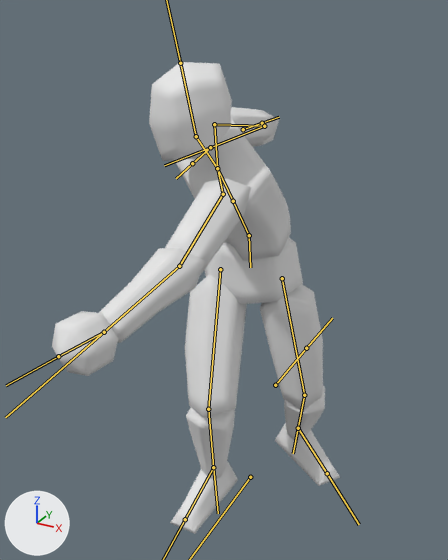
An edit to the FBX model Development/Applications/TienTest/data/TienTest/models/dude/testgastje.fbx, drawn before and after from the same camera.
Both versions are drawn from a 50 mm camera at (3.5, -7.28, 7.07) aimed at (0.09, -1.08, 3.97). The lights are fixed; the arrows at lower left show +X, +Y and +Z. Both versions are drawn at frame 13 of the action 'Armature|attack'; the numbers are the values there. The bones that bend it are drawn over the model as lines.
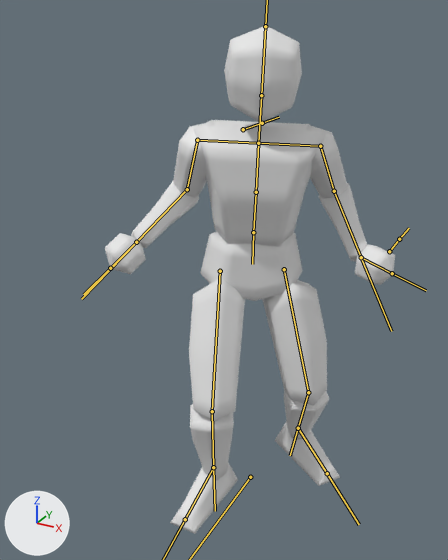
Boxes (x1, y1, x2, y2) around the edits, measured in the pictures (448 x 560 px):
'Cube', posed (8% taller): before (52, 62, 340, 534); after (105, 26, 395, 534)
bone 'hipbone', root to tip: before (249, 235) to (250, 267); after (253, 232) to (252, 264)
bone 'lowerspine', root to tip: before (249, 235) to (233, 201); after (253, 232) to (256, 192)
bone 'upperspine', root to tip: before (233, 201) to (217, 168); after (256, 192) to (258, 143)
bone 'shoulder_L', root to tip: before (217, 168) to (223, 194); after (258, 143) to (320, 146)
bone 'upperarm_L', root to tip: before (223, 194) to (179, 266); after (320, 146) to (334, 191)
bone 'lowerarm_L', root to tip: before (179, 266) to (104, 332); after (334, 191) to (361, 257)
bone 'shoulder_R', root to tip: before (217, 168) to (214, 124); after (258, 143) to (197, 140)
bone 'upperarm_R', root to tip: before (214, 124) to (264, 126); after (197, 140) to (187, 189)
bone 'lowerarm_R', root to tip: before (264, 126) to (210, 147); after (187, 189) to (136, 242)
bone 'head', root to tip: before (196, 136) to (180, 63); after (261, 95) to (265, 26)
bone 'upperleg_L', root to tip: before (282, 278) to (304, 395); after (284, 269) to (308, 392)
bone 'lowerleg_L', root to tip: before (304, 395) to (298, 428); after (308, 392) to (298, 428)
bone 'upperleg_R', root to tip: before (220, 269) to (208, 409); after (220, 271) to (212, 411)
bone 'lowerleg_R', root to tip: before (208, 409) to (213, 467); after (212, 411) to (213, 467)
bone 'arm_IK_L', root to tip: before (104, 332) to (105, 332); after (361, 257) to (361, 257)
bone 'arm_IK_R', root to tip: before (210, 147) to (211, 147); after (136, 242) to (136, 242)

Edits to the bpy script that builds the scene:
```text
Change bone_hipbone:
    where bone_hipbone = bpy.data.objects['Armature'].pose.bones['hipbone']  # child of 'Base'
    bone_hipbone.location: (0.0, 0.32, 0.1) -> (0.0, 0.35, -0.04)
    bone_hipbone.rotation_quaternion: (0.998, 0.0, -0.066, -0.011) -> (0.96, 0.0, -0.275, -0.047)  # degrees (0, -8, -1) -> degrees (2, -32, -6)
Change bone_lowerspine:
    where bone_lowerspine = bpy.data.objects['Armature'].pose.bones['lowerspine']  # child of 'hipbone'
    bone_lowerspine.rotation_quaternion: (0.873, 0.257, -0.414, -0.008) -> (0.991, 0.12, -0.062, -0.009)  # degrees (41, -46, -19) -> degrees (14, -7, -2)
Change bone_upperspine:
    where bone_upperspine = bpy.data.objects['Armature'].pose.bones['upperspine']  # child of 'lowerspine'
    bone_upperspine.rotation_quaternion: (0.989, 0.111, -0.001, -0.099) -> (1.0, 0.0, 0.0, 0.0)  # degrees (13, 1, -11) -> degrees (0, 0, 0)
Change bone_shoulder_l:
    where bone_shoulder_l = bpy.data.objects['Armature'].pose.bones['shoulder_L']  # child of 'upperspine'
    bone_shoulder_l.rotation_quaternion: (0.969, 0.239, 0.003, -0.061) -> (1.0, 0.0, 0.0, 0.0)  # degrees (28, 2, -7) -> degrees (0, 0, 0)
Change bone_upperarm_l:
    where bone_upperarm_l = bpy.data.objects['Armature'].pose.bones['upperarm_L']  # child of 'shoulder_L'
    bone_upperarm_l.rotation_quaternion: (0.908, 0.418, -0.004, 0.025) -> (0.94, -0.34, 0.002, 0.042)  # degrees (49, -2, 2) -> degrees (-40, 2, 5)
Change bone_lowerarm_l:
    where bone_lowerarm_l = bpy.data.objects['Armature'].pose.bones['lowerarm_L']  # child of 'upperarm_L'
    bone_lowerarm_l.rotation_quaternion: (0.995, 0.026, 0.001, -0.098) -> (0.723, -0.428, -0.013, -0.542)  # degrees (3, 0, -11) -> degrees (-44, -29, -62)
Change bone_shoulder_r:
    where bone_shoulder_r = bpy.data.objects['Armature'].pose.bones['shoulder_R']  # child of 'upperspine'
    bone_shoulder_r.rotation_quaternion: (0.989, -0.05, -0.022, -0.137) -> (1.0, 0.0, 0.0, 0.0)  # degrees (-5, -3, -16) -> degrees (0, 0, 0)
Change bone_upperarm_r:
    where bone_upperarm_r = bpy.data.objects['Armature'].pose.bones['upperarm_R']  # child of 'shoulder_R'
    bone_upperarm_r.rotation_quaternion: (0.979, -0.199, -0.037, -0.019) -> (0.925, -0.372, 0.078, -0.019)  # degrees (-23, -5, -1) -> degrees (-44, 7, -5)
Change bone_lowerarm_r:
    where bone_lowerarm_r = bpy.data.objects['Armature'].pose.bones['lowerarm_R']  # child of 'upperarm_R'
    bone_lowerarm_r.rotation_quaternion: (0.741, -0.289, 0.015, 0.605) -> (0.737, -0.338, 0.004, 0.586)  # degrees (-26, 22, 73) -> degrees (-33, 24, 70)
Change bone_head:
    where bone_head = bpy.data.objects['Armature'].pose.bones['head']  # child of 'neck'
    bone_head.rotation_quaternion: (0.948, 0.238, 0.042, -0.207) -> (1.0, 0.0, 0.0, 0.0)  # degrees (26, 10, -22) -> degrees (0, 0, 0)
Change bone_upperleg_l:
    where bone_upperleg_l = bpy.data.objects['Armature'].pose.bones['upperleg_L']  # child of 'hipbone'
    bone_upperleg_l.rotation_quaternion: (0.99, -0.02, -0.086, 0.109) -> (0.987, 0.098, -0.066, 0.109)  # degrees (-3, -10, 13) -> degrees (10, -9, 12)
Change bone_lowerleg_l:
    where bone_lowerleg_l = bpy.data.objects['Armature'].pose.bones['lowerleg_L']  # child of 'upperleg_L'
    bone_lowerleg_l.rotation_quaternion: (0.959, -0.251, -0.004, -0.132) -> (0.938, -0.345, -0.001, -0.027)  # degrees (-29, -4, -15) -> degrees (-40, -1, -3)
Change bone_upperleg_r:
    where bone_upperleg_r = bpy.data.objects['Armature'].pose.bones['upperleg_R']  # child of 'hipbone'
    bone_upperleg_r.rotation_quaternion: (0.965, 0.258, 0.01, 0.04) -> (0.966, 0.252, 0.008, -0.052)  # degrees (30, 0, 5) -> degrees (29, 2, -6)
Change bone_lowerleg_r:
    where bone_lowerleg_r = bpy.data.objects['Armature'].pose.bones['lowerleg_R']  # child of 'upperleg_R'
    bone_lowerleg_r.rotation_quaternion: (0.92, -0.38, 0.0, -0.097) -> (0.918, -0.393, 0.0, 0.054)  # degrees (-45, -4, -10) -> degrees (-46, 2, 6)
Change bone_arm_ik_l:
    where bone_arm_ik_l = bpy.data.objects['Armature'].pose.bones['arm_IK_L']
    bone_arm_ik_l.location: (-2.14, -3.64, 0.14) -> (-1.1, 0.42, -0.39)
    bone_arm_ik_l.rotation_quaternion: (0.66, -0.352, -0.113, -0.654) -> (0.885, -0.431, -0.173, 0.037)  # degrees (-24, -38, -81) -> degrees (-54, -16, 13)
Change bone_arm_ik_r:
    where bone_arm_ik_r = bpy.data.objects['Armature'].pose.bones['arm_IK_R']
    bone_arm_ik_r.location: (1.21, 0.95, 0.73) -> (1.07, -0.85, -0.25)
    bone_arm_ik_r.rotation_quaternion: (0.995, 0.084, 0.005, -0.056) -> (0.893, -0.179, -0.055, 0.409)  # degrees (10, 1, -6) -> degrees (-21, 3, 49)
```
